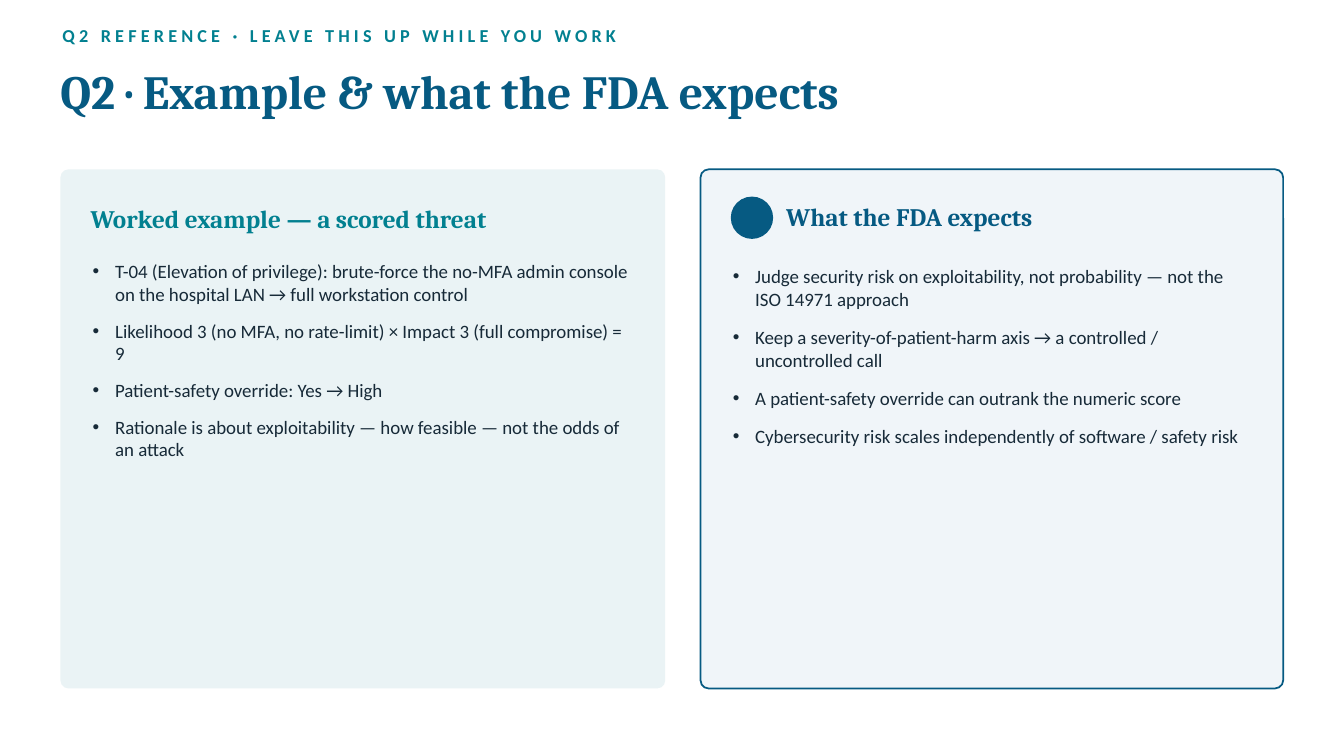
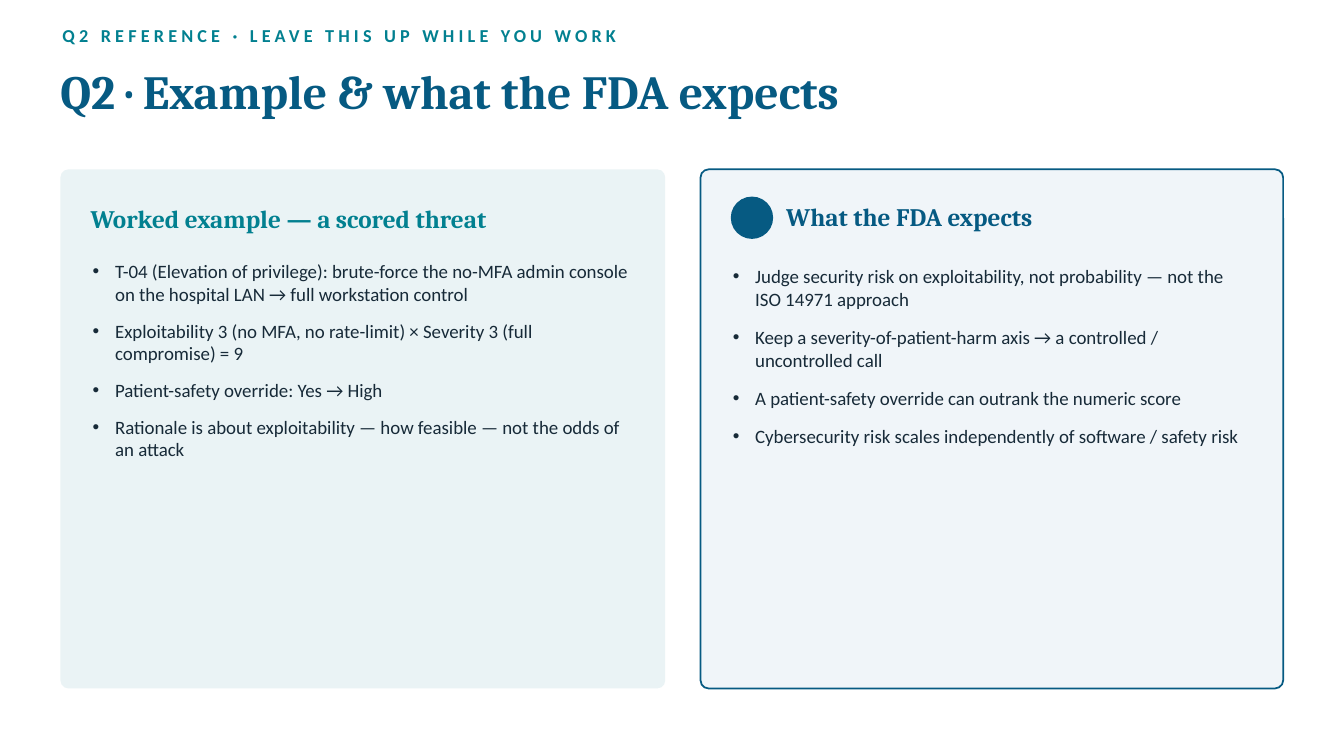
Before and after one commit to futik/threat-modeling-workshop, a slide deck: slide 12 of slides/workshop-intro-slides.pptx. Drawn at 1344x756 pixels with LibreOffice and Linux fonts; fonts in the diff are those of the drawing. Boxes give left, top, right and bottom in pixels: in the first picture for what was removed or moved away, otherwise in the second. Text is boxed around its words. In the diff, an @@ line names an element or a change of style, - is before the commit and + after.

Commit message:
Switch risk method to Exploitability x Severity (FDA-aligned) across template, docx, Q2, guide, prompts, slides

```diff
--- a/slides/workshop-intro-slides.pptx
+++ b/slides/workshop-intro-slides.pptx
@@ text at <box>115,324,532,363</box>: text changed @@
-• Likelihood 3 (no MFA, no rate-limit) × Impact 3 (full compromise) = 9
+• Exploitability 3 (no MFA, no rate-limit) × Severity 3 (full compromise) = 9
```
Also in this commit, not shown: 1 other slide changed, 9 other files.
